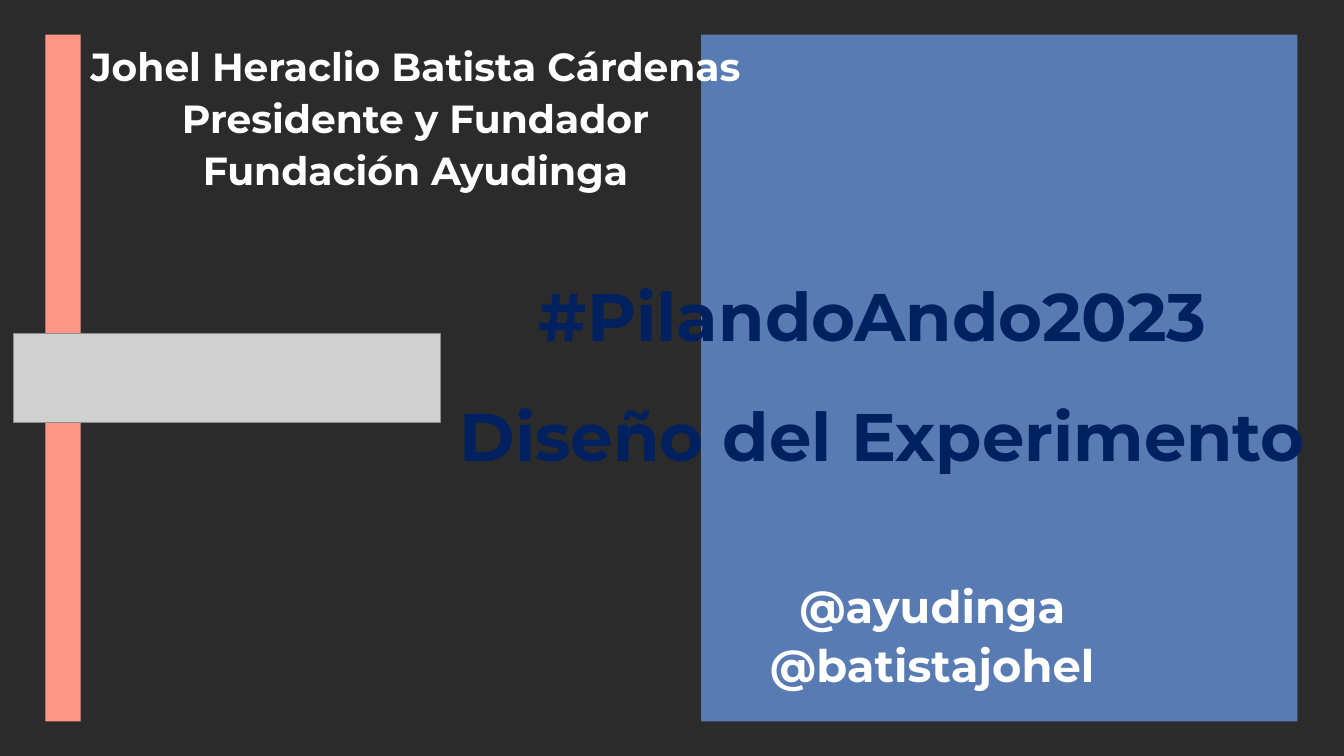
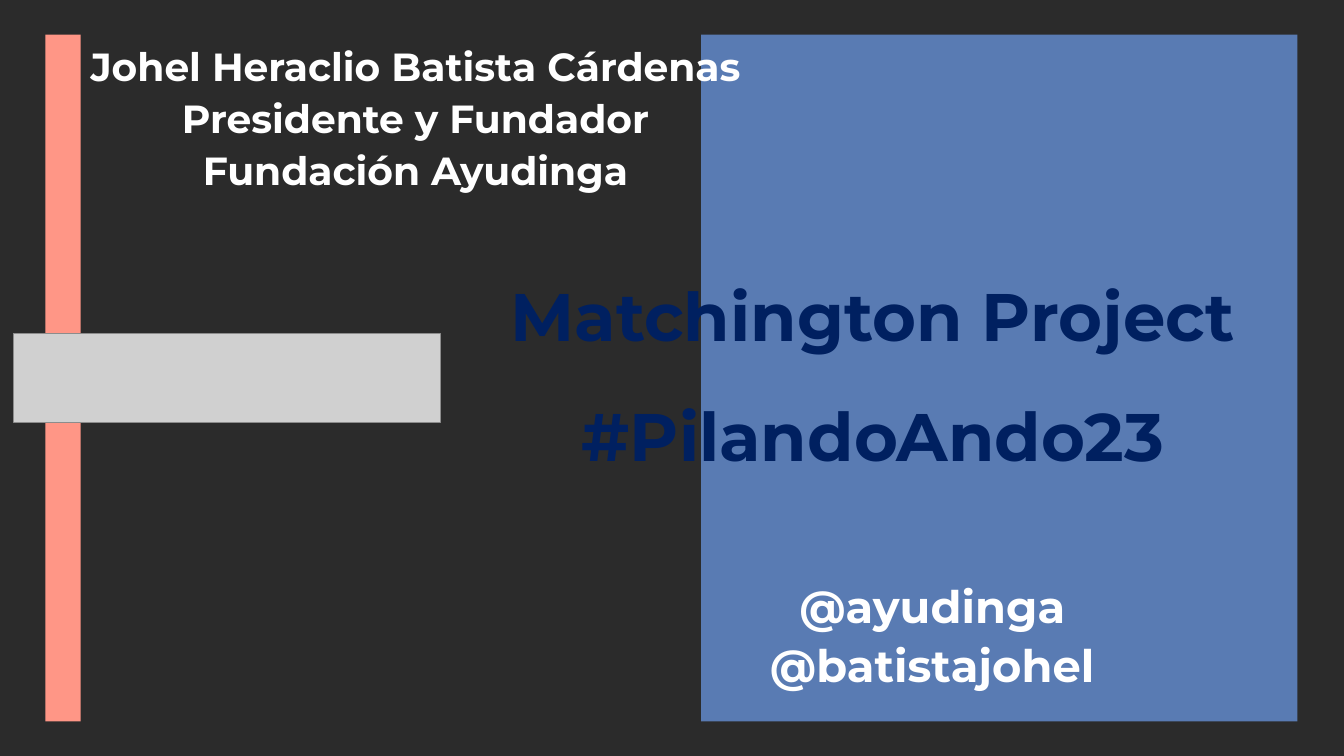
Before and after one commit to wocker/Students-Tutors-Matching, a slide deck: slide 1 of Diseño de Experimento - #PilandoAndo23.pptx. Drawn at 1344x756 pixels with LibreOffice and Linux fonts; fonts in the diff are those of the drawing; grey boxes stand for pictures; background and template pictures are left out; a plain dark background stands for a picture behind light text. Boxes give left, top, right and bottom in pixels: in the first picture for what was removed or moved away, otherwise in the second. Text is boxed around its words. In the diff, an @@ line names an element or a change of style, - is before the commit and + after.

Commit message:
Experiment Design Actualization

```diff
--- a/Diseño de Experimento - #PilandoAndo23.pptx
+++ b/Diseño de Experimento - #PilandoAndo23.pptx
@@ title at [511,276,1235,477]: text changed @@
-#PilandoAndo2023
-Diseño del Experimento
+Matchington Project
+#PilandoAndo23
```
Also in this commit, not shown: 1 other file.
